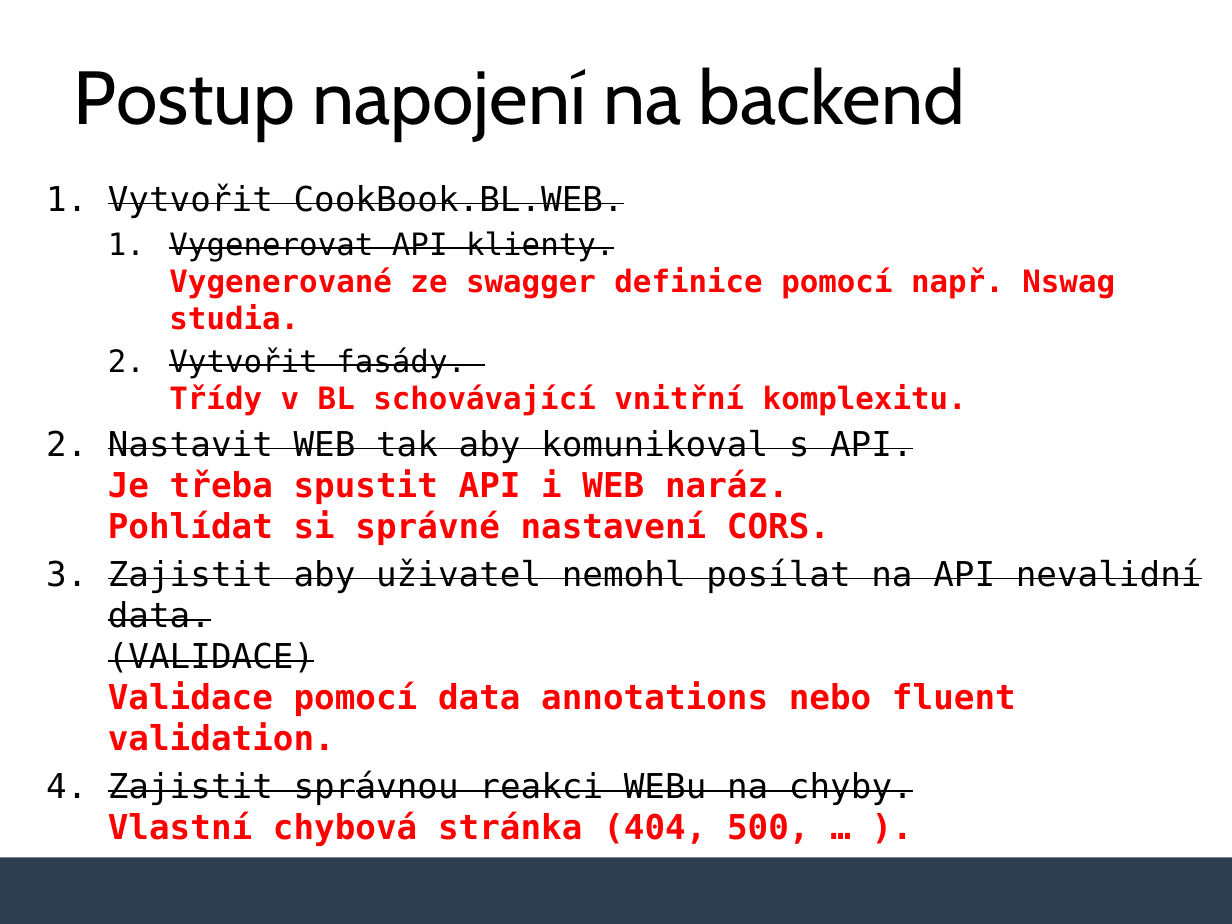
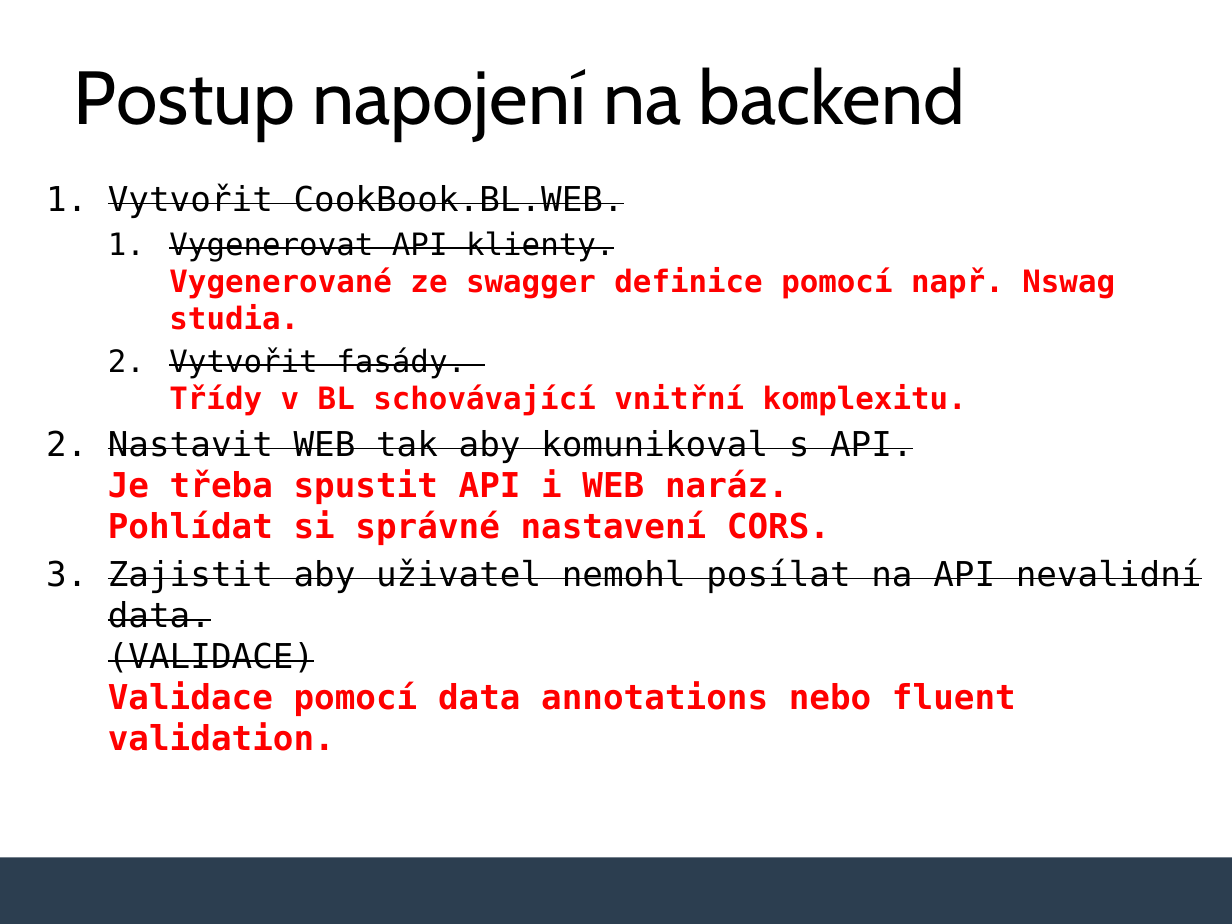
Before and after one commit to MichalTichy/Lecture-Integrating-Blazor-with-Backend, a slide deck: slide 27 of slides.pptx (slide 29 before the commit). Drawn at 1232x924 pixels with LibreOffice and Linux fonts; fonts in the diff are those of the drawing; background and template pictures are left out. Boxes give left, top, right and bottom in pixels: in the first picture for what was removed or moved away, otherwise in the second. Text is boxed around its words. In the diff, an @@ line names an element or a change of style, - is before the commit and + after.

```diff
--- a/slides.pptx
+++ b/slides.pptx
@@ text at box(108, 771, 913, 846): paragraph removed @@
-4. Zajistit správnou reakci WEBu na chyby.
-   Vlastní chybová stránka (404, 500, … ).
```
Also in this commit, not shown: 5 other slides changed, 3 slides added, 5 slides removed.
